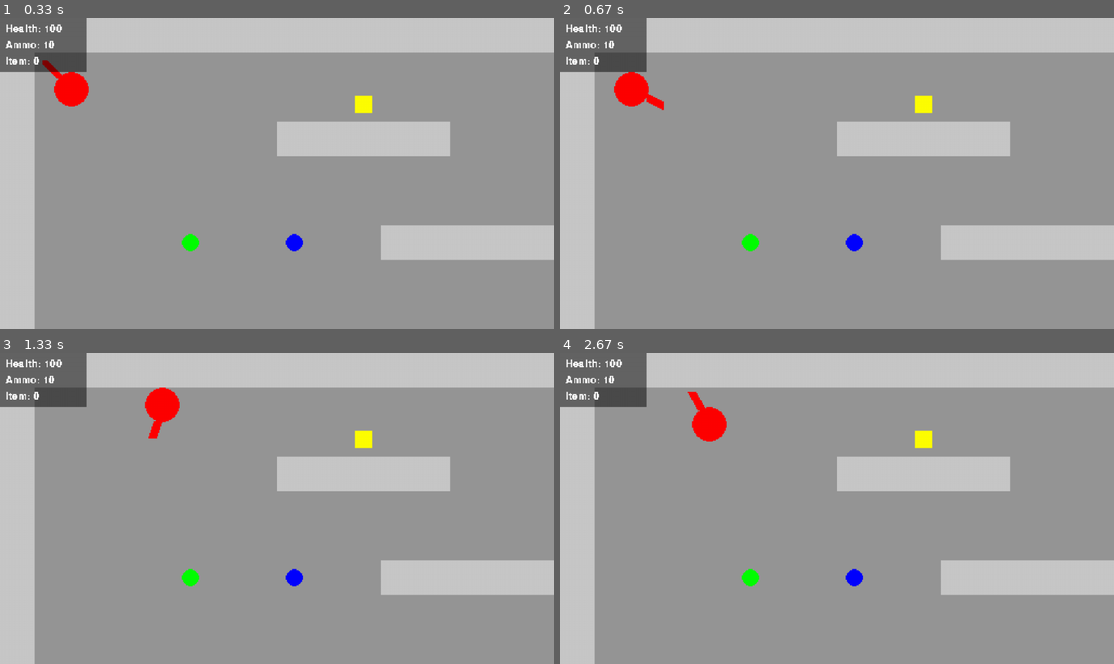
Above: before the commit, frames 1-4 (two rows, left to right).
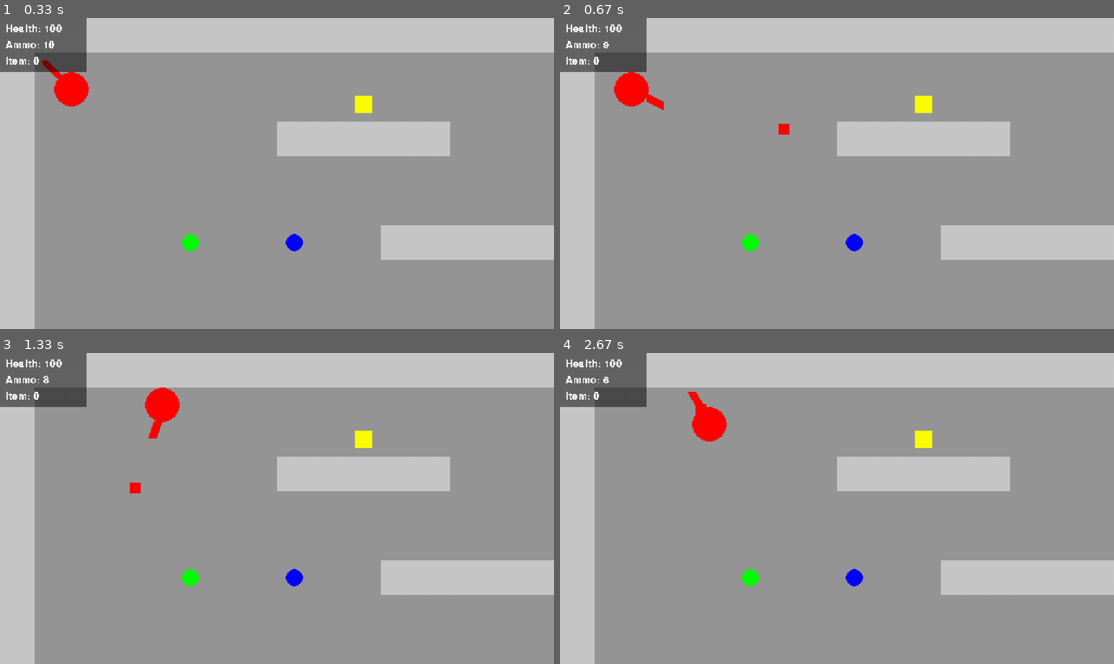
Above: after the commit, the same moments.

Repository: RLangendam/pygame
Game: pygame game, started from main.py
Same seed, same stepped clock (60 frames per second), same inputs: the game is played once before the commit and once after it.
Inputs (mouse positions are in pixels of both pictures, inside the frame that each line leads up to):
- Up to frame 1 (0.33 s): no input
- Up to frame 2 (0.67 s): press the mouse at (1014, 164) at 0.37 s; move the mouse to (925, 179) at 0.47 s; release the mouse at (837, 195) at 0.6 s
- Up to frame 3 (1.33 s): hold Right 0.67-1.13 s; click (144, 511) at 0.75 s; hold Up from 1.17 s (still down); click (105, 580) at 1.25 s
- Up to frame 4 (2.67 s): release Up at 1.47 s; hold Right 1.5-1.97 s; click (920, 399) at 1.58 s; hold Left 2-2.53 s; click (1041, 617) at 2.08 s; hold Down from 2.57 s (still down); click (692, 393) at 2.65 s

Frame 1 is identical in both runs. In frame 2, 0.1% of the frame differs, in the area x 7-42%, y 7-38%; in frame 3, 0.1%, in the area x 7-26%, y 7-46%; in frame 4, less than 0.1%.

Commit message:
Added projectiles being fired from the weapon

Diff:
--- a/source/game.py
+++ b/source/game.py
@@ -25,7 +25,7 @@
         self.player = Player(50, 50, self.constants, self.level)
         self.player_group = pygame.sprite.GroupSingle(self.player)  # type: ignore
 
-        self.weapon_group = pygame.sprite.GroupSingle()
+        self.weapon_group = pygame.sprite.Group()
         self.weapon = Weapon(self.weapon_group, self.constants, self.player)
 
         self.camera = Camera(self.constants, self.screen, self.level, self.player)
@@ -49,6 +49,10 @@
             for event in pygame.event.get():
                 if event.type == pygame.QUIT:
                     running = False
+                elif event.type == pygame.MOUSEBUTTONDOWN:
+                    self.weapon.start_firing_projectiles()
+                elif event.type == pygame.MOUSEBUTTONUP:
+                    self.weapon.stop_firing_projectiles()
 
             self.object_group.update(dt)
             self.player_group.update(dt)
--- a/source/level.py
+++ b/source/level.py
@@ -8,6 +8,9 @@
         tile_dimensions = (constants.tile_size, constants.tile_size)
         self.image = pygame.Surface(tile_dimensions, pygame.SRCALPHA)
         self.rect = self.image.get_rect(topleft=pos * constants.tile_size)
+
+    def hit(self):
+        pass
 
 
 class Wall(Tile):
@@ -79,14 +82,16 @@
     def __init__(self, background_group, object_group, constants: Constants):
         characters = [list(row) for row in MAP.splitlines()]
         self.tiles = []
-        self.blockers_group = pygame.sprite.Group()
+        self.obstacles_group = pygame.sprite.Group()
         self.item_group = pygame.sprite.Group()
         for y, row in enumerate(characters):
             for x, char in enumerate(row):
                 pos = pygame.Vector2(x, y)
                 sprites = []
                 if char == "x":
-                    sprite = Wall(pos, constants, background_group, self.blockers_group)
+                    sprite = Wall(
+                        pos, constants, background_group, self.obstacles_group
+                    )
                     sprites.append(sprite)
                 elif char == " ":
                     sprite = Floor(pos, constants, background_group)
@@ -97,7 +102,9 @@
                     sprite = Floor(pos, constants, background_group)
                     sprites.append(sprite)
                 elif char == "b":
-                    sprite = Obstacle(pos, constants, object_group, self.blockers_group)
+                    sprite = Obstacle(
+                        pos, constants, object_group, self.obstacles_group
+                    )
                     sprites.append(sprite)
                     sprite = Floor(pos, constants, background_group)
                     sprites.append(sprite)
@@ -118,8 +125,8 @@
         self.background_group = background_group
         self.object_group = object_group
 
-    def get_blockers(self):
-        return self.blockers_group
+    def get_obstacles(self):
+        return self.obstacles_group
 
     def get_items(self):
         return self.item_group
--- a/source/player.py
+++ b/source/player.py
@@ -36,9 +36,12 @@
 
         self.pickup_items()
 
+    def get_obstacles(self):
+        return self.level.get_obstacles()
+
     def move_avoiding_collisions(self, dx, dy):
         self.rect.move_ip(dx, dy)
-        blockers = pygame.sprite.spritecollide(self, self.level.get_blockers(), False)  # type: ignore
+        blockers = pygame.sprite.spritecollide(self, self.get_obstacles(), False)  # type: ignore
         if len(blockers) == 0:
             return dx, dy
         if dx == 0:
--- /dev/null
+++ b/source/projectile.py
@@ -0,0 +1,29 @@
+import pygame
+
+
+class Projectile(pygame.sprite.Sprite):
+    def __init__(
+        self,
+        start_pos: tuple[int, int],
+        direction: pygame.Vector2,
+        group,
+        obstacle_group,
+    ):
+        super().__init__(group)
+        self.obstacle_group = obstacle_group
+        self.image = pygame.Surface((10, 10), pygame.SRCALPHA)
+        self.image.fill((255, 0, 0, 255))
+        self.rect = self.image.get_rect(center=start_pos)
+        self.direction = direction.normalize()  # Normalize the direction vector
+        self.speed = 1  # Speed of the projectile
+
+    def update(self, dt: int):
+        # Move the projectile in the direction it was fired
+        delta = self.direction * self.speed * dt
+        self.rect.move_ip(delta.x, delta.y)
+
+        obstacles = pygame.sprite.spritecollide(self, self.obstacle_group, False)  # type: ignore
+        for obstacle in obstacles:
+            if pygame.sprite.collide_mask(self, obstacle) is not None:
+                obstacle.hit()
+                self.kill()
--- a/source/weapon.py
+++ b/source/weapon.py
@@ -2,11 +2,13 @@
 from source.camera import Camera
 from source.constants import Constants
 from source.player import Player
+from source.projectile import Projectile
 
 
 class Weapon(pygame.sprite.Sprite):
     def __init__(self, group, constants: Constants, player: Player):
         super().__init__(group)
+        self.group = group
         image_dimensions = (constants.tile_size, constants.tile_size)
         self.image = pygame.Surface(image_dimensions, pygame.SRCALPHA)
         self.weapon_length = constants.tile_size
@@ -15,22 +17,25 @@
         self.rect = self.image.get_rect()
         self.player = player
         self.ammo = 10
+        self.firing_projectiles = False
+        self.last_fired = 0
 
     def update(self, dt: int):
-        mouse_x, mouse_y = self.camera.get_mouse_pos()  # Get the mouse position
+        mouse_x, mouse_y = self.camera.get_mouse_pos()
         dx = mouse_x - self.player.rect.centerx
         dy = mouse_y - self.player.rect.centery
         # Protect against division by zero during normalization
         if dx == 0 and dy == 0:
             return
 
-        self.image.fill((0, 0, 0, 0))  # Clear the weapon image
+        self.image.fill((0, 0, 0, 0))
         # Calculate the mouse position relative to the weapon's center
         weapon_center = pygame.math.Vector2(
             self.image.get_width(), self.image.get_height()
         )
         weapon_center = weapon_center / 2
-        mouse_pos_on_image = weapon_center + pygame.math.Vector2(dx, dy)
+        direction = pygame.math.Vector2(dx, dy)
+        mouse_pos_on_image = weapon_center + direction
         pygame.draw.line(
             self.image,
             (255, 0, 0, 255),
@@ -45,5 +50,24 @@
         center_y = self.player.rect.centery + offset.y
         self.rect = self.image.get_rect(center=(center_x, center_y))
 
+        self.update_firing_projectiles(direction, dt)
+
     def set_camera(self, camera: Camera):
         self.camera = camera
+
+    def start_firing_projectiles(self):
+        self.firing_projectiles = True
+
+    def stop_firing_projectiles(self):
+        # Logic to stop firing projectiles
+        self.firing_projectiles = False
+
+    def update_firing_projectiles(self, direction: pygame.math.Vector2, dt: int):
+        self.last_fired += dt
+        if self.firing_projectiles and self.ammo > 0 and self.last_fired > 500:
+            Projectile(self.rect.center, direction, self.group, self.get_obstacles())
+            self.ammo -= 1
+            self.last_fired = 0
+
+    def get_obstacles(self):
+        return self.player.get_obstacles()
